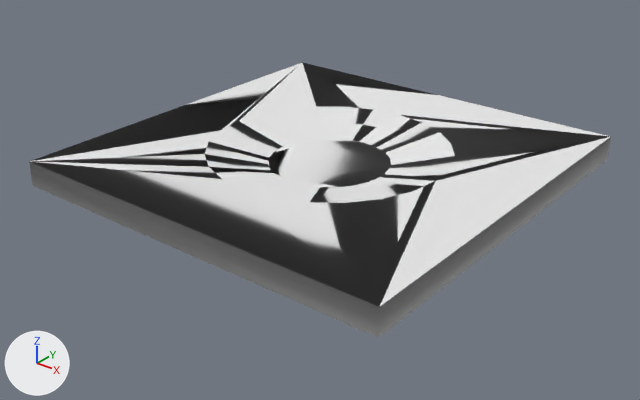
Before and after pictures for a commit that changed the OBJ model 3d/mini-golf/Bump_down_01.obj.
Rendered twice from a 50 mm lens placed at (5.17, -3.2, 2.66), pointed at (1.52, 1.36, -0.16). The lights are fixed; the arrows at lower left show +X, +Y and +Z. Where no turn or scale is listed for an object, it has been applied to the vertices.

The older version as bpy lines, for what is in view:
```python
mat_backcolor = principled_material('BackColor')
mat_backcolor.base_color = (0.8, 0.8, 0.8)  # white #e7e7e7
mat_backcolor.roughness = 1.0
mat_green = principled_material('Green')
mat_green.base_color = (0.8, 0.8, 0.8)  # white #e7e7e7
mat_green.roughness = 1.0
me_bump_down_01 = bpy.data.meshes.new('Bump_down_01')
me_bump_down_01.from_pydata(...)  # 56 vertices, 58 faces; spans x 0.0..3.0, y 0.0..3.0, z 0.0..0.19
# faces by material slot: [37, 21]
me_bump_down_01.materials.append(mat_green)  # white #e7e7e7
me_bump_down_01.materials.append(mat_backcolor)  # white #e7e7e7
ob_bump_down_01 = bpy.data.objects.new('Bump_down_01', me_bump_down_01)
ob_bump_down_01.location = (0.0, 0.0, 0.0)
```
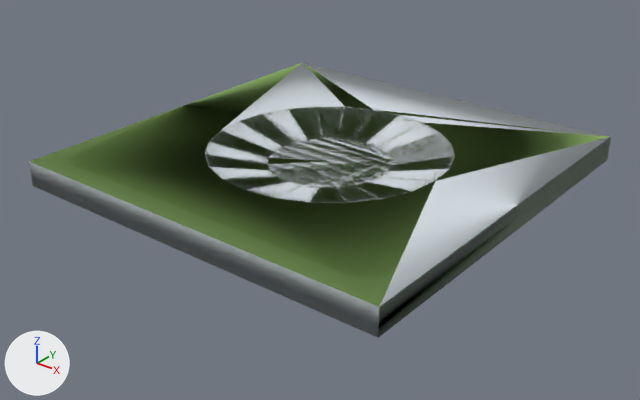
Changed parts and their boxes [x1, y1, x2, y2] in the pictures (640 x 400 px):
'Bump_down_01', recoloured: [29, 62, 611, 338] in both
part 1 of me_bump_down_01, built on: [29, 107, 611, 338] in both
part 2 of me_bump_down_01, recoloured: [239, 63, 610, 137] in both
part 3 of me_bump_down_01, recoloured: [35, 62, 601, 179] in both

The change, as a list of edits to the scene's bpy script:
```text
Change mat_green:
    mat_green.base_color: (0.8, 0.8, 0.8) -> (0.475, 0.788, 0.239)  # white #e7e7e7 -> green #b7e686
Change mat_backcolor:
    mat_backcolor.base_color: (0.8, 0.8, 0.8) -> (0.643, 0.698, 0.733)  # white #e7e7e7 -> light grey #d2dade
Change me_bump_down_01:
    used by ob_bump_down_01; location = (0.0, 0.0, 0.0)
    remove me_bump_down_01.from_pydata(...)  # 56 vertices, 58 faces; spans x 0.0..3.0, y 0.0..3.0, z 0.0..0.19
    add me_bump_down_01.from_pydata(...)  # 56 vertices, 188 faces; spans x 0.0..3.0, y 0.0..3.0, z 0.0..0.19
    me_bump_down_01 part 1
    39 faces are deleted
    85 new faces join them, mat_green (green #b7e686)
    84 new faces join them, mat_backcolor (light grey #d2dade)
    me_bump_down_01 part 2: 4 faces spanning x 0.0..3.0, y 1.5..3.0, z 0.19 switch from mat_green (white #e7e7e7) to mat_backcolor (light grey #d2dade)
    me_bump_down_01 part 3: 5 faces spanning x 0.0..3.0, y 0.0..3.0, z 0.19 switch from mat_backcolor (white #e7e7e7) to mat_green (green #b7e686)
```
